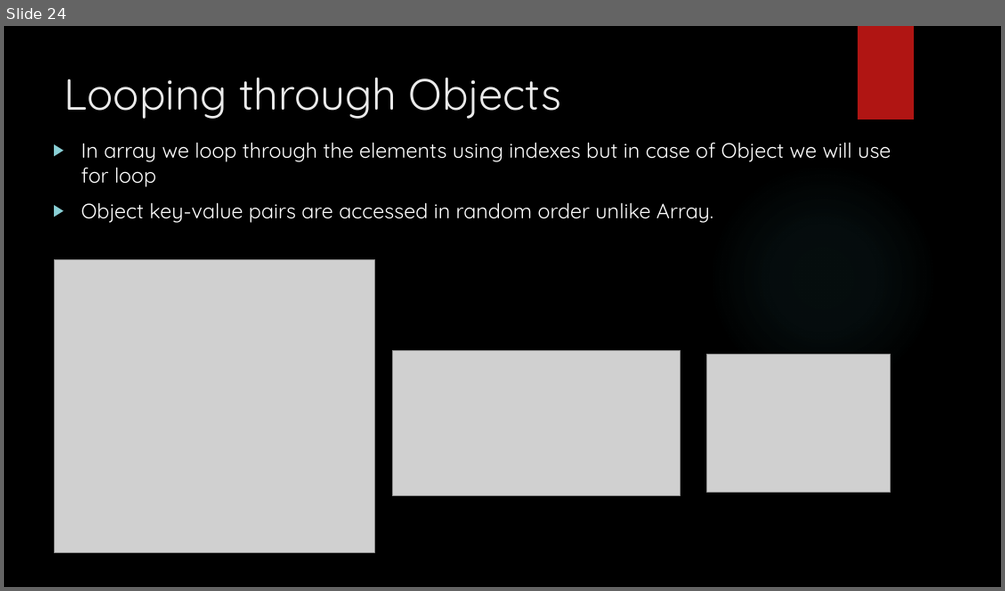
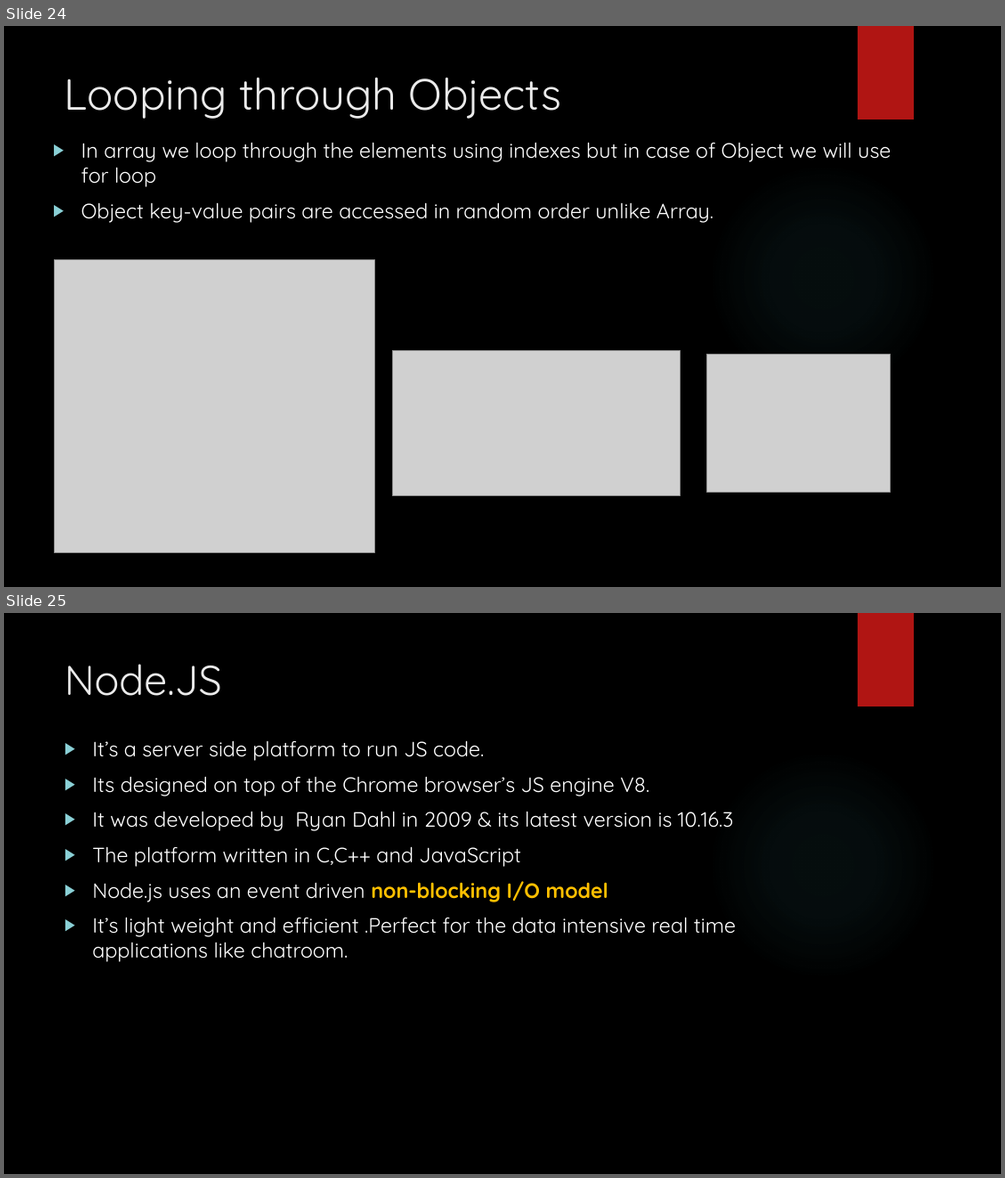
Before and after one commit to git-chinmay/my-JavaScript, a slide deck: JAVASCRPT.pptx. Shown one above the other, each under a label of ours: slide 24 before the commit, slides 24 and 25 after it. The pictures are 1005x591 and 1005x1178 pixels, drawn with LibreOffice and Linux fonts; fonts in the diff are those of the drawing; grey boxes stand for pictures; background and template pictures are left out. Boxes give left, top, right and bottom in pixels: in the first picture for what was removed or moved away, otherwise in the second. Text is boxed around its words. In the diff, an @@ line names an element or a change of style, - is before the commit and + after.

```diff
--- a/JAVASCRPT.pptx
+++ b/JAVASCRPT.pptx
@@ slide 25 added at (x1=4, y1=613, x2=1001, y2=1174), background picture (left out); not listed: 2 template elements that a slide beside it also shows @@
@@ title added at (x1=65, y1=664, x2=222, y2=696), 40 pt, text #EBEBEB @@
+Node.JS
@@ text added at (x1=92, y1=740, x2=736, y2=962), 20 pt, text #FFFFFF @@
+▶ It’s a server side platform to run JS code.
+▶ Its designed on top of the Chrome browser’s JS engine V8.
+▶ It was developed by Ryan Dahl in 2009 & its latest version is 10.16.3
+▶ The platform written in C,C++ and JavaScript
+▶ Node.js uses an event driven non-blocking I/O model
+▶ It’s light weight and efficient .Perfect for the data intensive real time applications like chatroom.
```
Also in this commit, not shown: 5 other slides added.
